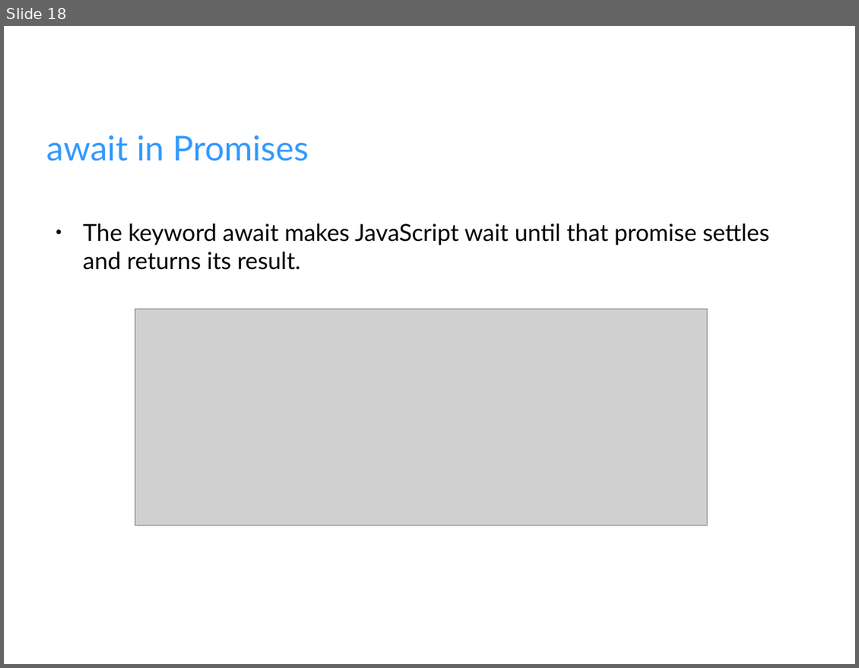
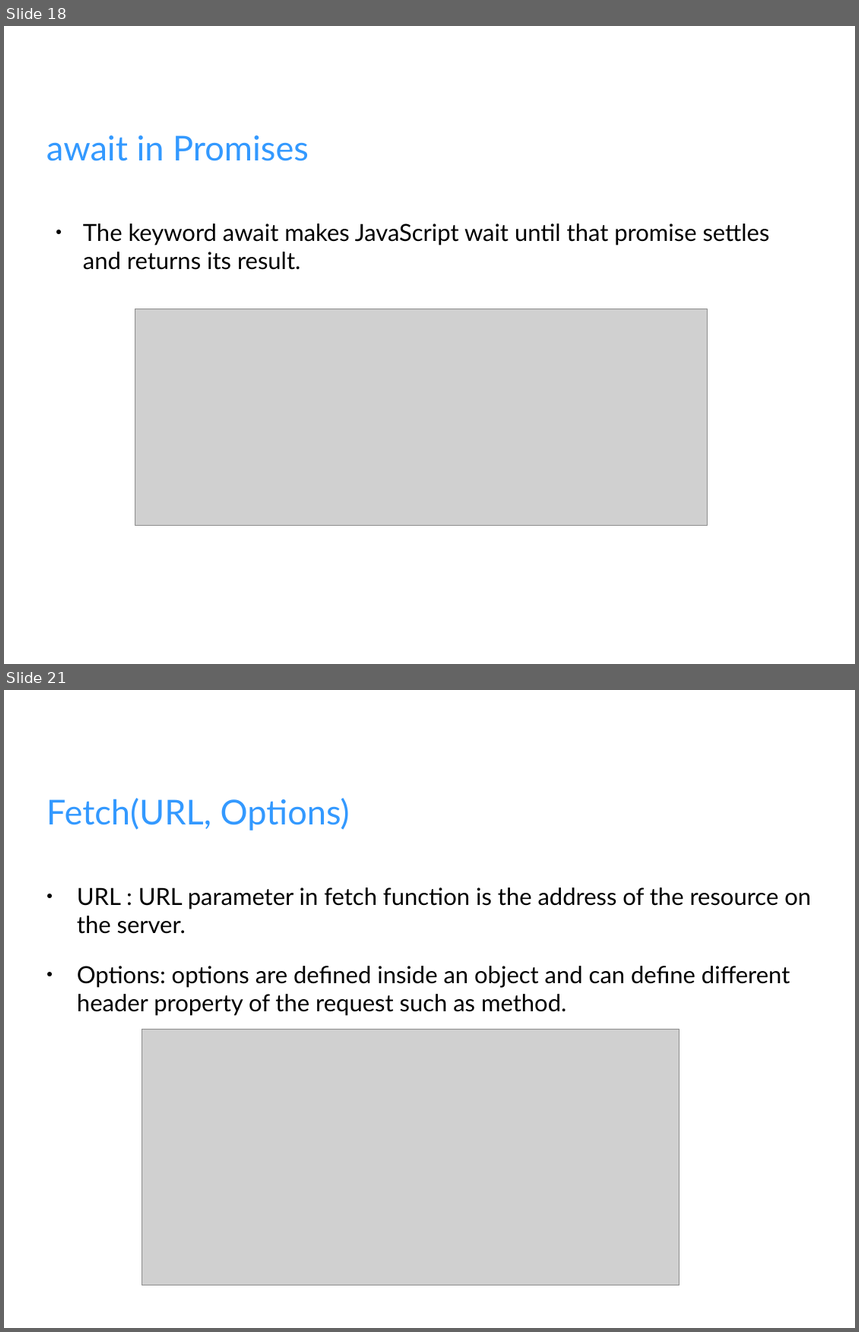
Before and after one commit to fahimahmadi1985/AllMaterial, a slide deck: Browser/Presentations/Fetch.odp. Shown one above the other, each under a label of ours: slide 18 before the commit, slides 18 and 21 after it; the slides between them are not shown. The pictures are 859x668 and 859x1332 pixels, drawn with LibreOffice and Linux fonts; fonts in the diff are those of the drawing; grey boxes stand for pictures; background and template pictures are left out. Boxes give left, top, right and bottom in pixels: in the first picture for what was removed or moved away, otherwise in the second. Text is boxed around its words. In the diff, an @@ line names an element or a change of style, - is before the commit and + after.

```diff
--- a/Browser/Presentations/Fetch.odp
+++ b/Browser/Presentations/Fetch.odp
@@ slide 21 added at box(4, 690, 855, 1328), background picture (left out) @@
@@ title added at box(47, 798, 350, 831), 32 pt, text #3399FF @@
+Fetch(URL, Options)
@@ subtitle added at box(77, 888, 811, 1016), 22 pt, text #000000 @@
+● URL : URL parameter in fetch function is the address of the resource on the server.
+● Options: options are defined inside an object and can define different header property of the request such as method.
@@ picture added at box(142, 1029, 680, 1286) @@
```
Also in this commit, not shown: 6 other slides added, 10 other files.
